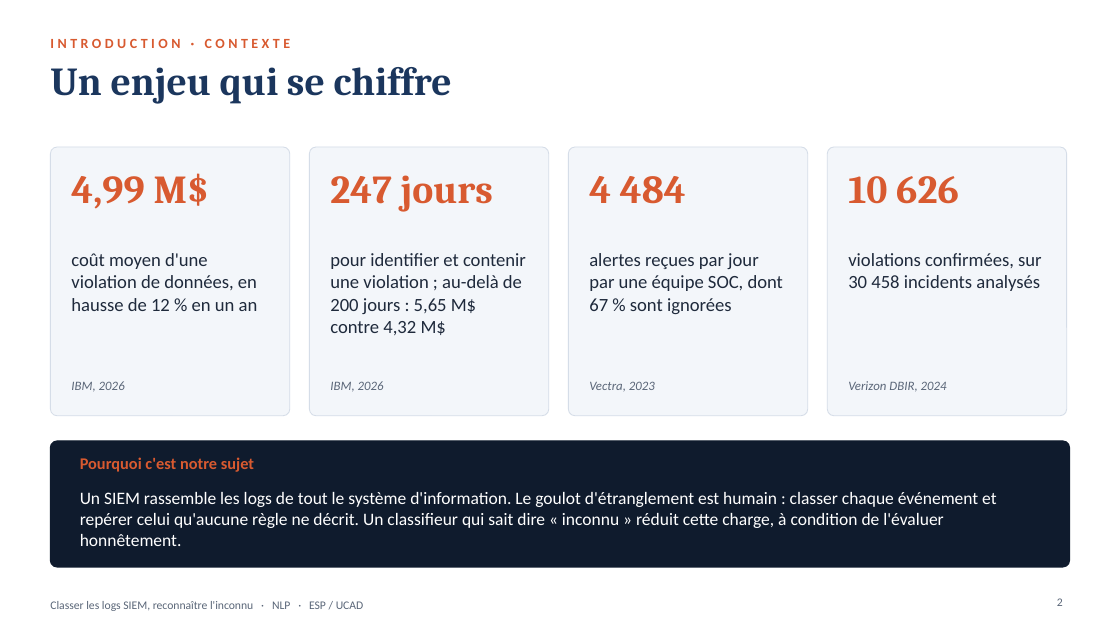
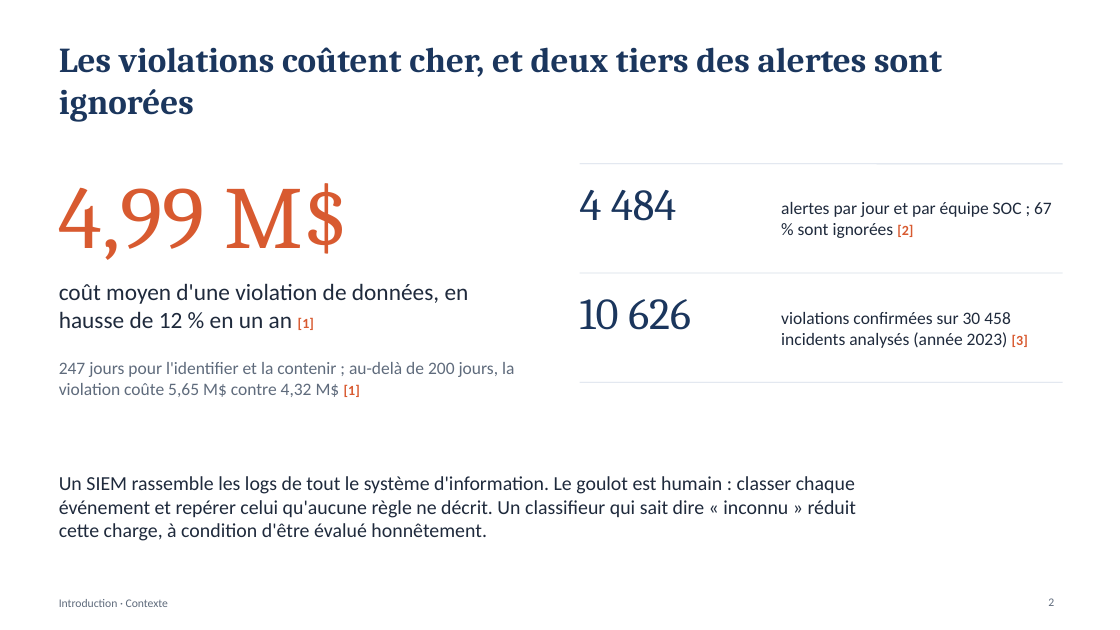
Before and after one commit to MADENIYOU/siem-open-world-log-classification, a slide deck: slide 2 of presentation/Soutenance_SIEM_monde_ouvert.pptx. Drawn at 1120x630 pixels with LibreOffice and Linux fonts; fonts in the diff are those of the drawing. Boxes give left, top, right and bottom in pixels: in the first picture for what was removed or moved away, otherwise in the second. Text is boxed around its words. In the diff, an @@ line names an element or a change of style, - is before the commit and + after.

```diff
--- a/presentation/Soutenance_SIEM_monde_ouvert.pptx
+++ b/presentation/Soutenance_SIEM_monde_ouvert.pptx
@@ title added at [59, 47, 942, 122], 30 pt, text #1B365D, bold @@
+Les violations coûtent cher, et deux tiers des alertes sont ignorées
@@ title removed at [50, 67, 452, 104] @@
-Un enjeu qui se chiffre
@@ rounded rectangle removed at [50, 147, 290, 416] @@
@@ rounded rectangle removed at [309, 147, 549, 416] @@
@@ rounded rectangle removed at [569, 147, 808, 416] @@
@@ rounded rectangle removed at [828, 147, 1067, 416] @@
@@ text "4,99 M$": place and size @@
-text "4,99 M$" at [71, 173, 209, 209]
+text "4,99 M$" at [59, 183, 349, 260]
@@ text "4,99 M$" at [59, 183, 349, 260]: size 34 to 76 pt, bold off @@
@@ text removed at [330, 175, 493, 212] @@
-247 jours
@@ text "4 484": place and size @@
-text "4 484" at [589, 176, 686, 204]
+text "4 484" at [580, 190, 676, 221]
@@ text "4 484" at [580, 190, 676, 221]: size 34 to 38 pt, text colour #D85A30 to #1B365D, bold off @@
@@ line added from (580, 164) to (1063, 164), #D5DDE8 0.75 pt @@
@@ text "alertes par jour et par ..." at [781, 202, 1052, 238]: vertical alignment top to middle @@
@@ text at [781, 202, 1052, 238]: text changed; size 16 to 15 pt @@
-alertes reçues par jour par une équipe SOC, dont 67 % sont ignorées
+alertes par jour et par équipe SOC ; 67 % sont ignorées [2]
@@ text at [59, 283, 469, 330]: text changed; size 16 to 20 pt @@
-coût moyen d'une violation de données, en hausse de 12 % en un an
+coût moyen d'une violation de données, en hausse de 12 % en un an [1]
@@ text "10 626" at [580, 299, 691, 330]: size 34 to 38 pt, text colour #D85A30 to #1B365D, bold off @@
@@ text "10 626": place and size @@
-text "10 626" at [848, 176, 959, 204]
+text "10 626" at [580, 299, 691, 330]
@@ line added from (580, 273) to (1063, 273), #D5DDE8 0.75 pt @@
@@ text "violations confirmées sur 30 458 ..." at [781, 312, 1028, 348]: vertical alignment top to middle @@
@@ text at [781, 312, 1028, 348]: text changed; size 16 to 15 pt @@
-violations confirmées, sur 30 458 incidents analysés
+violations confirmées sur 30 458 incidents analysés (année 2023) [3]
@@ text at [59, 362, 514, 397]: text changed; size 16 to 15 pt; text colour #1F2A3C to #5F6B7C @@
-pour identifier et contenir une violation ; au-delà de 200 jours : 5,65 M$ contre 4,32 M$
+247 jours pour l'identifier et la contenir ; au-delà de 200 jours, la violation coûte 5,65 M$ contre 4,32 M$ [1]
@@ text removed at [71, 381, 125, 392] @@
-IBM, 2026
@@ text removed at [330, 381, 384, 392] @@
-IBM, 2026
@@ line added from (580, 382) to (1063, 382), #D5DDE8 0.75 pt @@
@@ text removed at [589, 381, 655, 392] @@
-Vectra, 2023
@@ text removed at [848, 381, 947, 392] @@
-Verizon DBIR, 2024
@@ rounded rectangle removed at [50, 441, 1070, 567] @@
@@ text at [59, 476, 857, 541]: text changed; size 15 to 17 pt; text colour #FFFFFF to #1F2A3C @@
-Un SIEM rassemble les logs de tout le système d'information. Le goulot d'étranglement est humain : classer chaque événement et repérer celui qu'aucune règle ne décrit. Un classifieur qui sait dire « inconnu » réduit cette charge, à condition de l'évaluer honnêtement.
+Un SIEM rassemble les logs de tout le système d'information. Le goulot est humain : classer chaque événement et repérer celui qu'aucune règle ne décrit. Un classifieur qui sait dire « inconnu » réduit cette charge, à condition d'être évalué honnêtement.
@@ text removed at [80, 457, 254, 472] @@
-Pourquoi c'est notre sujet
@@ text at [59, 599, 168, 607]: text changed; size 12 to 10 pt; text colour #D85A30 to #5F6B7C; bold off @@
-INTRODUCTION · CONTEXTE
+Introduction · Contexte
@@ page number: place and size @@
-page number at [1057, 598, 1063, 606]
+page number at [1048, 598, 1054, 606]
@@ page number at [1048, 598, 1054, 606]: text colour #5A6678 to #5F6B7C @@
@@ text removed at [50, 601, 364, 611] @@
-Classer les logs SIEM, reconnaître l'inconnu · NLP · ESP / UCAD
```
Also in this commit, not shown: 13 other slides changed, 3 slides added, 2 slides removed, 2 other files.
